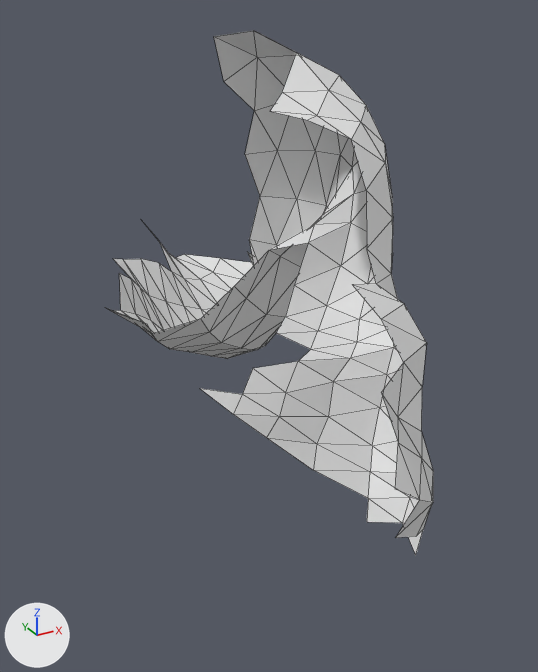
The glTF model data/brain_meshes/brocas_area.glb, before and after one commit.
Before and after are seen from a 50 mm camera at (0.401, -1.35, 0.159) aimed at (0.757, -0.703, -0.164). Arrows for +X, +Y and +Z are at lower left; the lights stay in place. The picture after the commit comes second. Mesh edges are drawn as thin lines. Where no turn or scale is listed for an object, it has been applied to the vertices.

Objects in the first picture: 'geometry_0'.
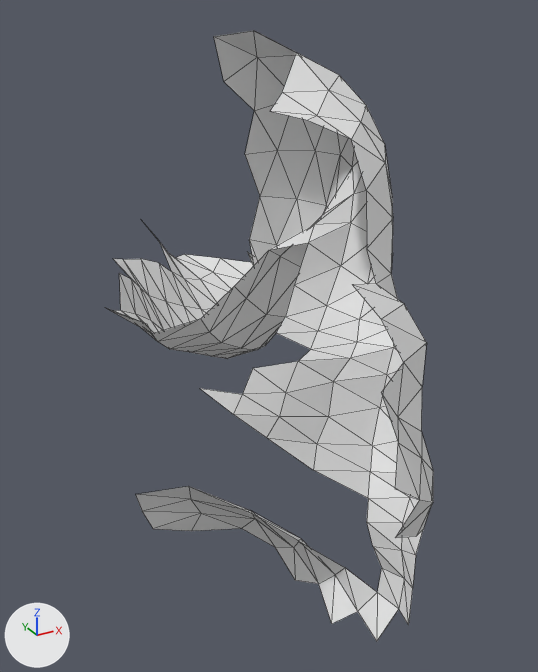
Commit message: feat: insula highlighting + Broca's area visibility improvements

Pixel boxes [x1, y1, x2, y2] of what changed, in the pictures (538 x 672 px):
'geometry_0', reshaped (16% taller): before [105, 30, 433, 555]; after [105, 30, 433, 641]
part 1 of me_geometry_0, added: after [136, 486, 416, 641]

The change, as a diff of the scene's bpy script:
```diff
--- a/data/brain_meshes/brocas_area.glb.py
+++ b/data/brain_meshes/brocas_area.glb.py
@@ me_geometry_0 @@
 # used by ob_geometry_0; location = (0.0, 0.0, 0.0)
-me_geometry_0.from_pydata(...)  # 187 vertices, 301 faces; spans x 0.595..0.919, y -0.984..-0.39, z -0.309..0.14
+me_geometry_0.from_pydata(...)  # 217 vertices, 341 faces; spans x 0.567..0.919, y -0.984..-0.39, z -0.434..0.14
+# me_geometry_0 part 1
+# 30 vertices are added at x 0.567..0.798, y -0.937..-0.745, z -0.434..-0.245
+# 40 new faces join them
```
